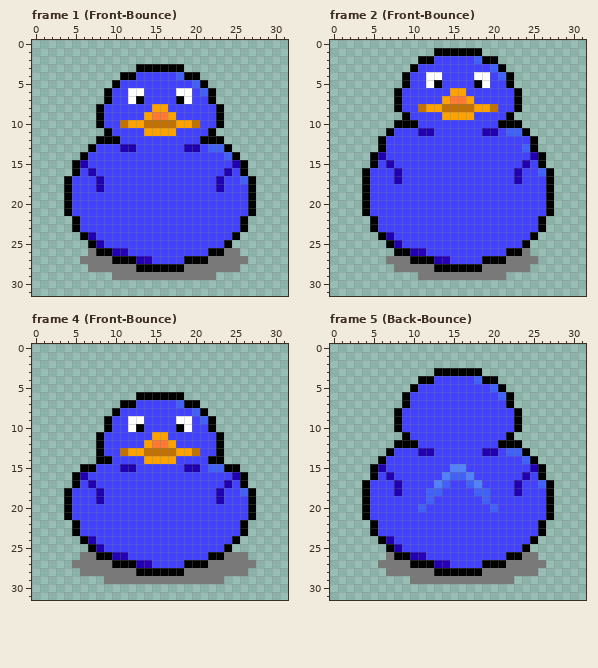
Pixel-art file: Sprites/Duck.aseprite. The first picture shows the starting point.
32x32 pixels, 16 frames. Shown: frame 1 (Front-Bounce), frame 2 (Front-Bounce), frame 4 (Front-Bounce), frame 5 (Back-Bounce). The commit also changed other frames, which this record leaves out.
The result:
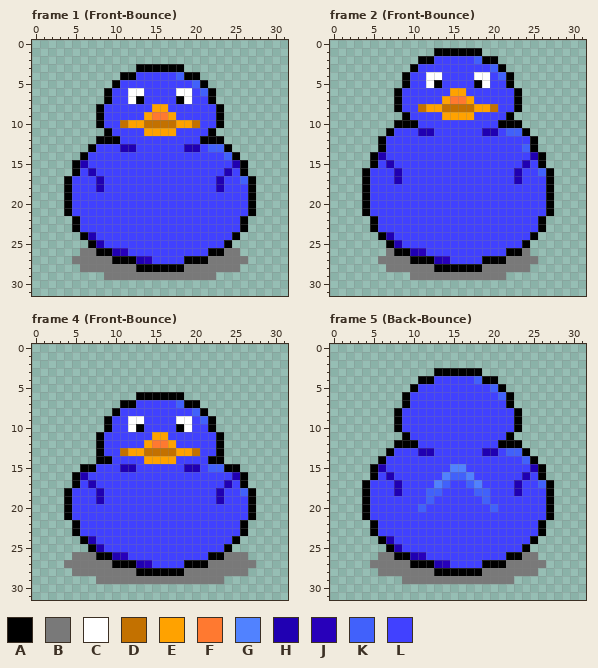
Palette (. is transparent): A #000000  B #797979  C #ffffff  D #c37100  E #ffa200  F #ff7930  G #5182ff  H #2000b2  J #2800ba  K #4161fb  L #4141ff
The exact change:
Frame 1 (Front-Bounce), layer "Shadow":
y 26: x 6 . -> B
y 27: x 5 . -> B
y 28: x 6 . -> B
y 29: x 9 . -> B
Frame 2 (Front-Bounce), layer "Shadow":
y 26: x 7 . -> B
y 27: x 6 . -> B
y 28: x 7 . -> B
y 29: x 10 . -> B
Frame 4 (Front-Bounce), layer "Shadow":
y 26: x 5 . -> B
y 27: x 4 . -> B
y 28: x 5 . -> B
y 29: x 8 . -> B
Frame 5 (Back-Bounce), layer "Shadow": the same change as frame 1 (Front-Bounce)
Pixel boxes of the changes (left, top, right, bottom) in both pictures:
added: (72, 248, 112, 280)
added: (378, 248, 418, 280)
added: (64, 552, 104, 584)
added: (370, 552, 410, 584)
